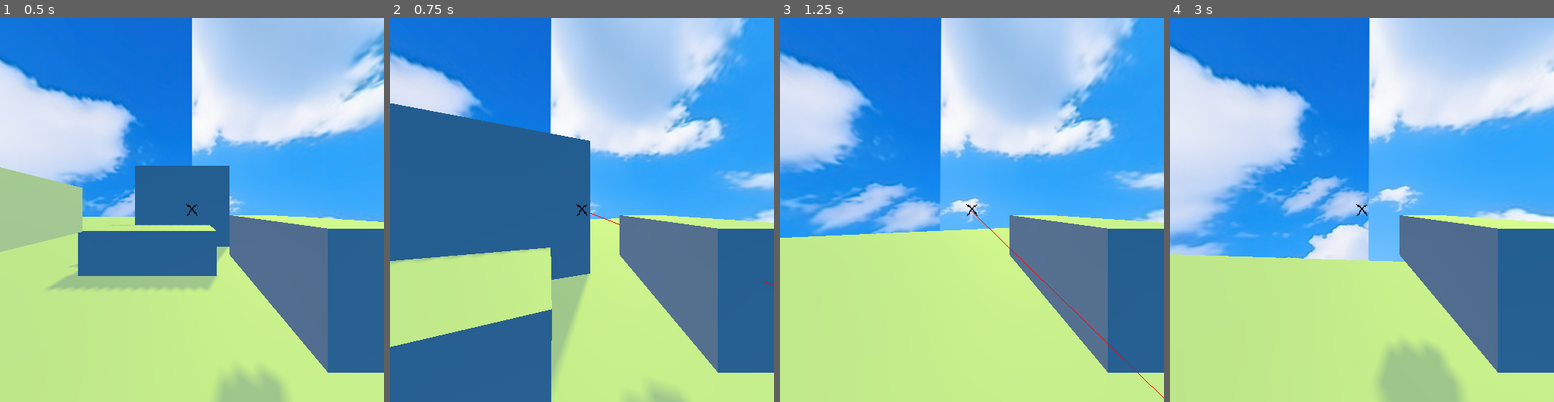
Above: before the commit, frames 1-4 (left to right).
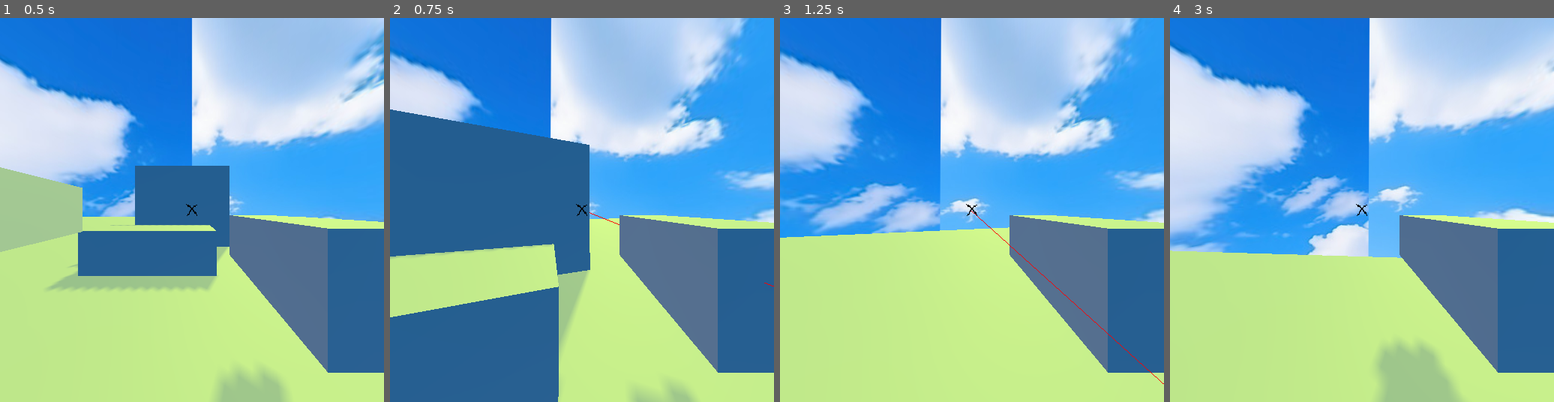
Above: after the commit, the same moments.

Repository: Molivareztl/BananaGame
Game: Godot game, scene res://Scenes/toybox.tscn
Same seed, same stepped clock (60 frames per second), same inputs: the game is played once before the commit and once after it.
Inputs (mouse positions are in pixels of both pictures, inside the frame that each line leads up to):
- Up to frame 1 (0.5 s): no input
- Up to frame 2 (0.75 s): move the mouse to (601, 210) at 0.52 s; press the mouse at (601, 210) at 0.53 s; hold W (up) from 0.53 s (still down)
- Up to frame 3 (1.25 s): keep holding W (up); tap Space (jump) at 0.77 s
- Up to frame 4 (3 s): keep holding W (up); move the mouse to (1342, 210) at 1.27 s; release the mouse at (1342, 210) at 1.28 s; tap Ctrl (crouch) at 1.35 s; tap Space (jump) at 1.52 s; click (1342, 210) at 1.55 s; move the mouse to (1369, 202) at 2.02 s; press the mouse at (1369, 202) at 2.03 s; move the mouse to (1358, 217) at 2.77 s; release the mouse at (1358, 217) at 2.78 s; click (1358, 217) at 2.85 s

Frame 1 is identical in both runs. In frame 2, 5.0% of the frame differs, in the area x 0-100%, y 22-100%; in frame 3, 0.2%; in frame 4, 0.6%.

Commit message:
reduced the codelenght of the attack function(without changing the way it works)

Diff:
--- a/Entities/enemy1.gd
+++ b/Entities/enemy1.gd
@@ -24,9 +24,8 @@
 	if h_ray.is_colliding() and h_ray.get_collider().is_in_group("player") and can_hurt == true:
 		can_hurt = false
 		h_ray.get_collider().hurt(1)
-		if can_hurt == false:
-			await get_tree().create_timer(2).timeout
-			can_hurt = true
+		await get_tree().create_timer(2).timeout
+		can_hurt = true
 
 func hurt(damage):
 	sfx.play()
--- a/Entities/player.gd
+++ b/Entities/player.gd
@@ -55,6 +55,8 @@
 	if Input.is_action_pressed("shoot") and can_shoot == true:
 		can_shoot = false
 		shoot()
+		await get_tree().create_timer(0.5).timeout
+		can_shoot = true
 	move_and_slide()
 
 func hurt(damage):
@@ -77,9 +79,6 @@
 	else:
 		instance.draw(pos1.global_position, pos2.global_position)
 	get_parent().add_child(instance)
-	if can_shoot == false:
-		await get_tree().create_timer(0.5).timeout
-		can_shoot = true
 
 func _on_continue_pressed():
 	get_tree().paused = false
